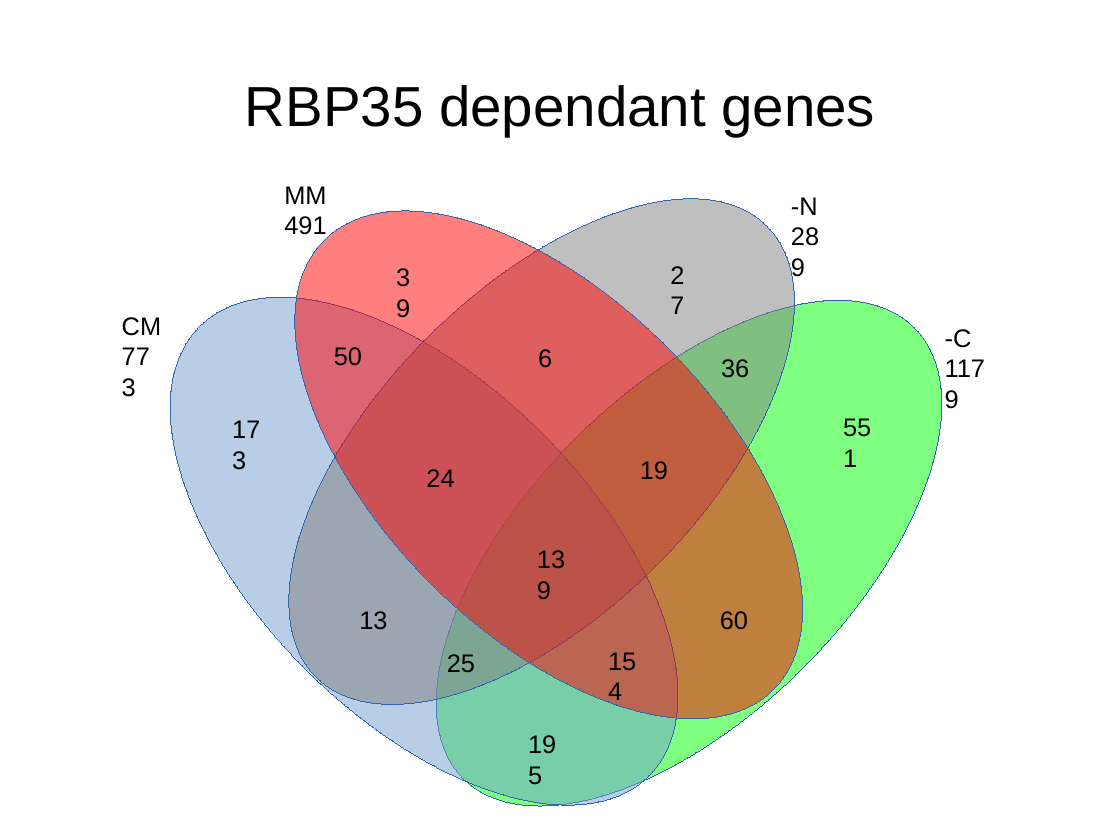
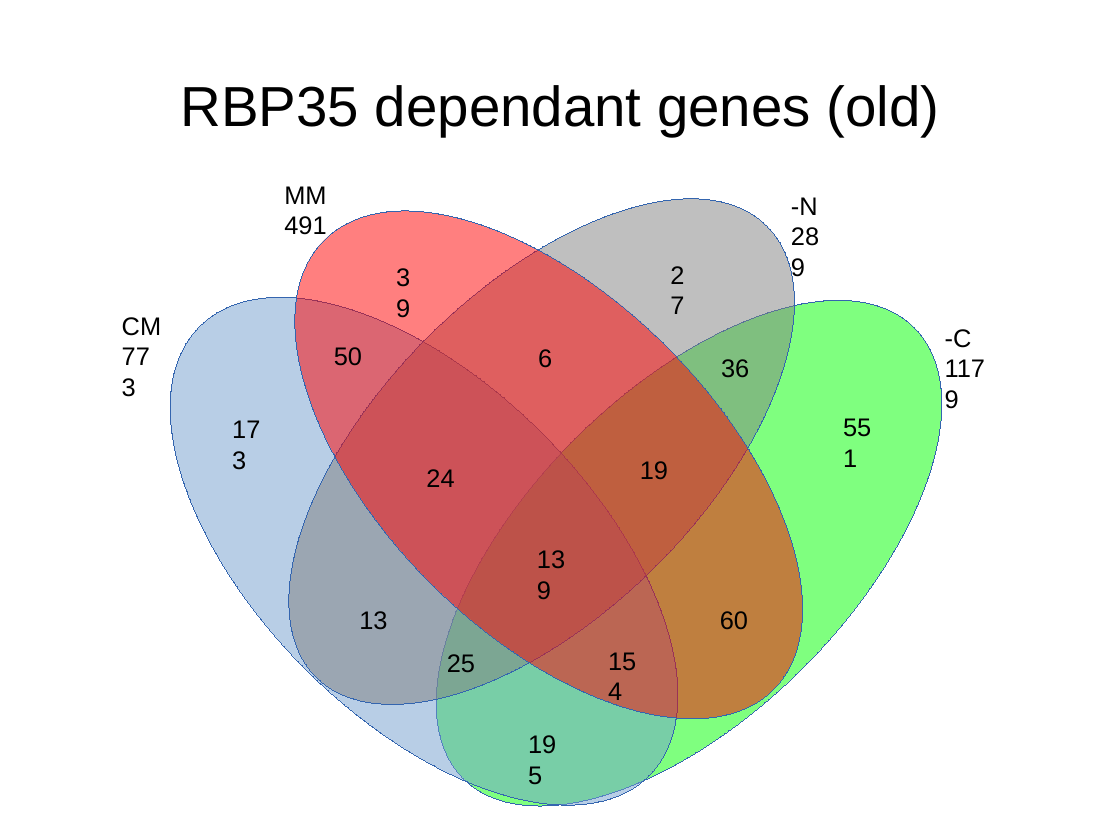
Before and after one commit to wilkinsonlab/m-oryzae-polya, a slide deck: slide 37 of doc/oryzae_presentation.odp. Drawn at 1120x840 pixels with LibreOffice and Linux fonts; fonts in the diff are those of the drawing. Boxes give left, top, right and bottom in pixels: in the first picture for what was removed or moved away, otherwise in the second. Text is boxed around its words. In the diff, an @@ line names an element or a change of style, - is before the commit and + after.

```diff
--- a/doc/oryzae_presentation.odp
+++ b/doc/oryzae_presentation.odp
@@ title at box(181, 85, 940, 136): text changed @@
-RBP35 dependant genes
+RBP35 dependant genes (old)
```
Also in this commit, not shown: 13 other slides changed, 1 slide added, 6 other files.
